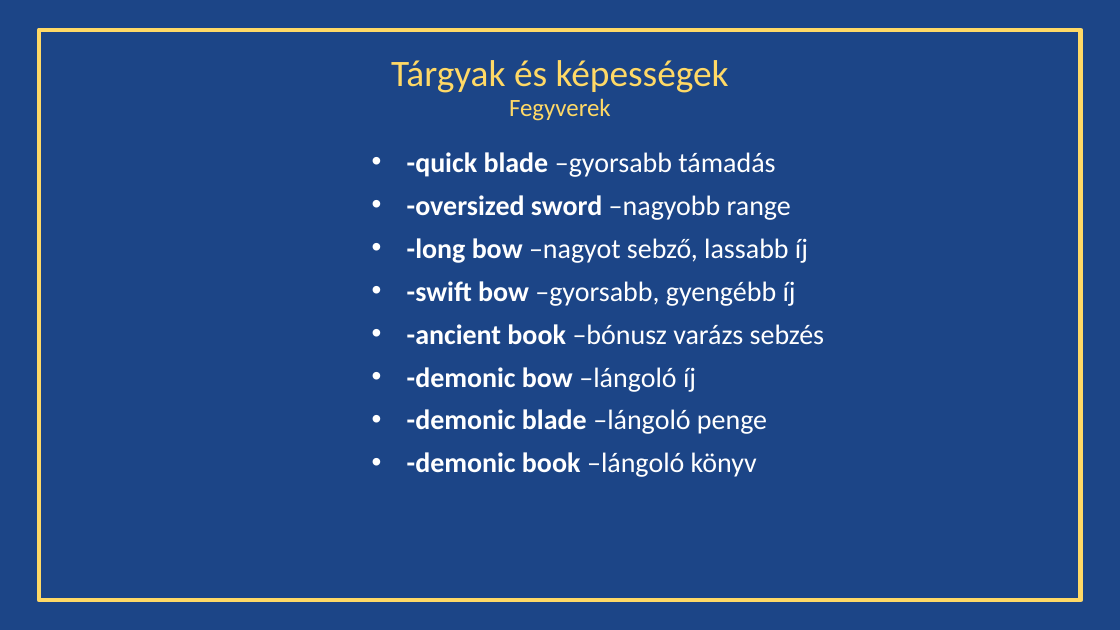
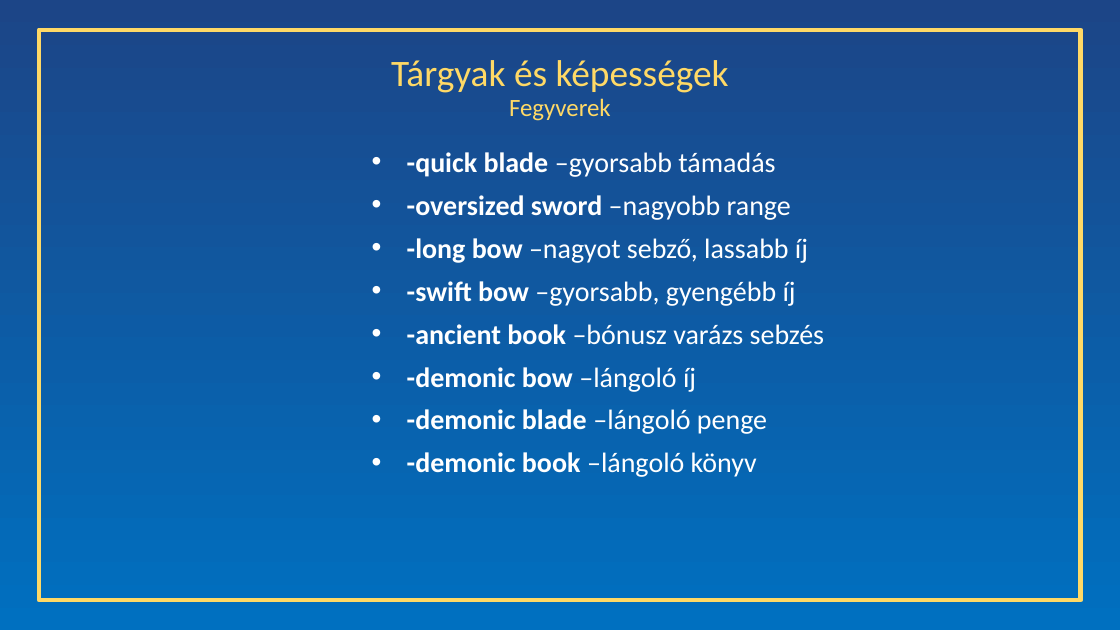
Before and after one commit to Bredacs-Goran/11_SZFT4_Bredacs-Goran_Eperjesi-P-ter_Moharos-Dori-n_Projekt1, a slide deck: slide 7 of ikt_jatek.pptx. Drawn at 1120x630 pixels with LibreOffice and Linux fonts; fonts in the diff are those of the drawing. Boxes give left, top, right and bottom in pixels: in the first picture for what was removed or moved away, otherwise in the second. Text is boxed around its words. In the diff, an @@ line names an element or a change of style, - is before the commit and + after.

```diff
--- a/ikt_jatek.pptx
+++ b/ikt_jatek.pptx
@@ background #1C4587 to gradient #1C4587 to #0070C0 @@
```
Also in this commit, not shown: 11 other slides changed.
